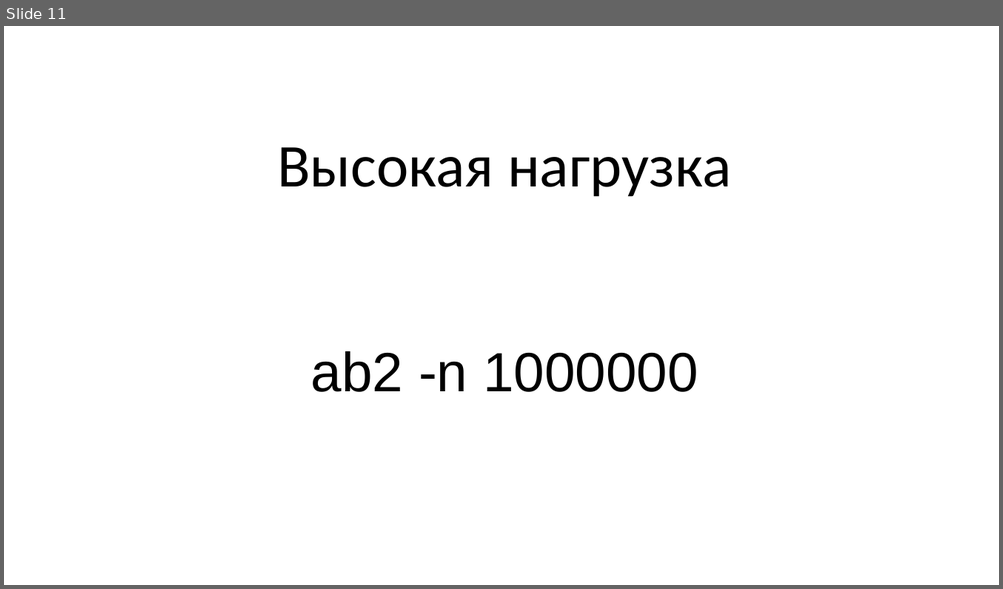
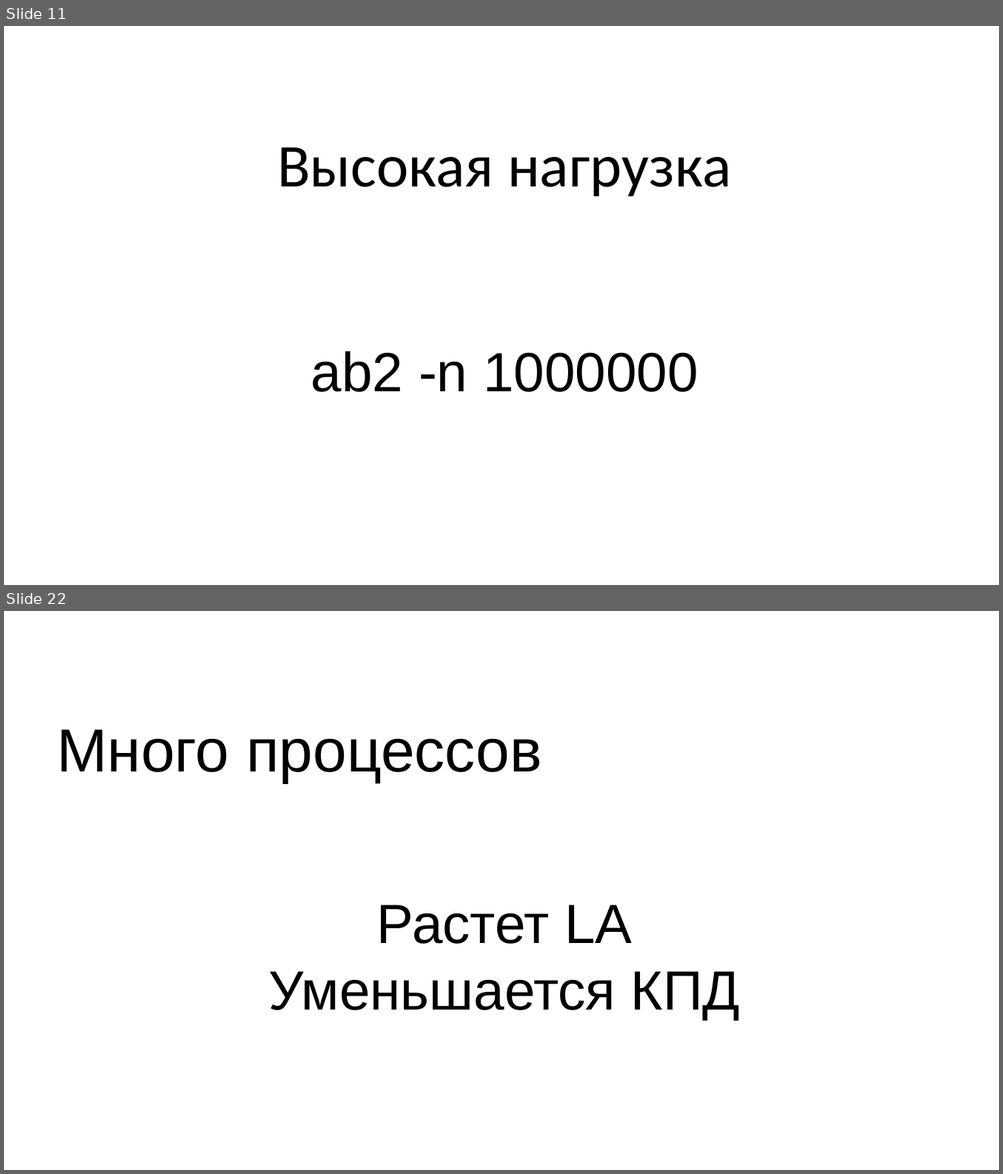
Before and after one commit to Mons/perl-ex, a slide deck: drafts/AE-Highload.odp. Shown one above the other, each under a label of ours: slide 11 before the commit, slides 11 and 22 after it; the slides between them are not shown. The pictures are 1003x589 and 1003x1174 pixels, drawn with LibreOffice and Linux fonts; fonts in the diff are those of the drawing; background and template pictures are left out. Boxes give left, top, right and bottom in pixels: in the first picture for what was removed or moved away, otherwise in the second. Text is boxed around its words. In the diff, an @@ line names an element or a change of style, - is before the commit and + after.

```diff
--- a/drafts/AE-Highload.odp
+++ b/drafts/AE-Highload.odp
@@ slide 22 added at [4, 611, 999, 1170], background #FFFFFF @@
@@ title added at [57, 729, 542, 783], 44 pt, text #000000 @@
+Много процессов
@@ subtitle added at [269, 905, 740, 1020], 40 pt, text #000000 @@
+Растет LA
+Уменьшается КПД
```
Also in this commit, not shown: 2 slides changed, 23 other slides added, 1 slide removed, 1 other file.
